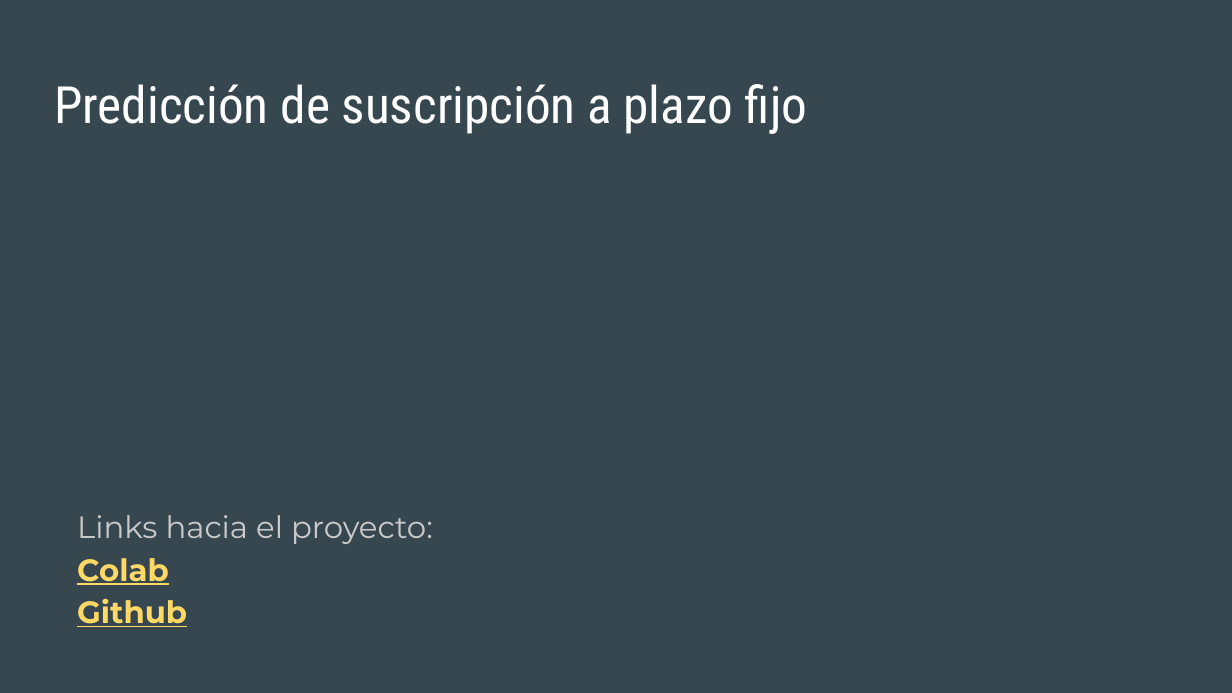
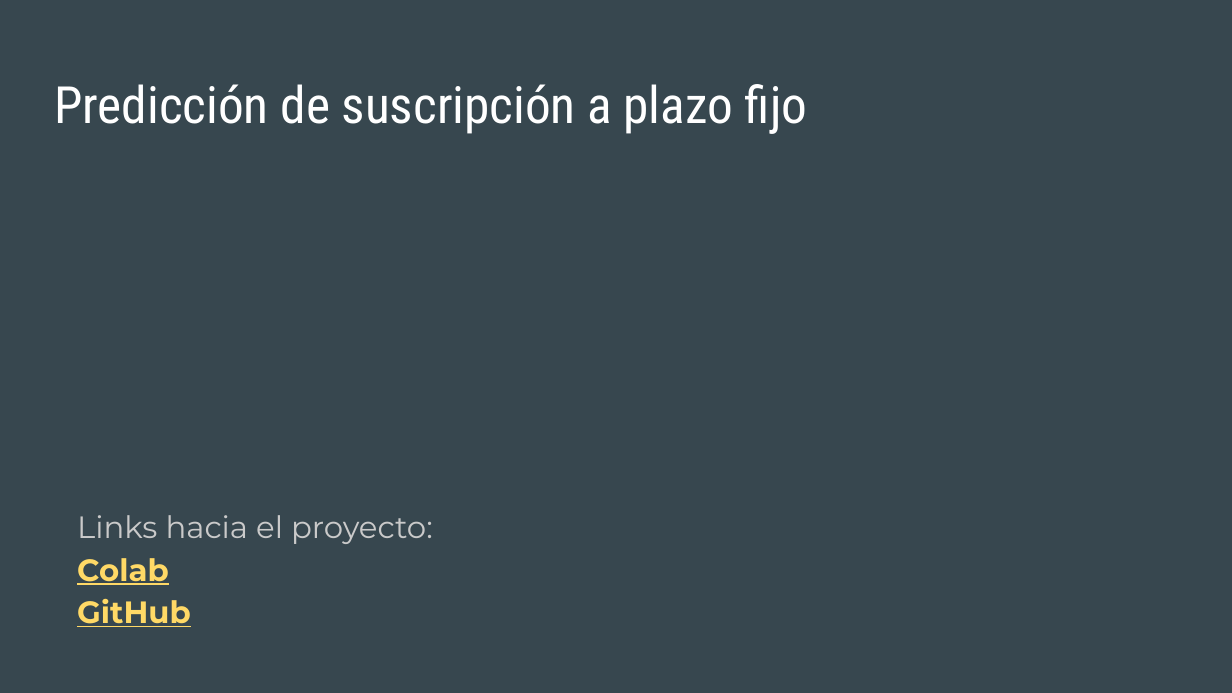
Before and after one commit to malonejv/data-science-2-challenge, a slide deck: slide 6 of Challenge/slides/02. Challenge - Data Science II - Pre-entrega.pptx. Drawn at 1232x693 pixels with LibreOffice and Linux fonts; fonts in the diff are those of the drawing. Boxes give left, top, right and bottom in pixels: in the first picture for what was removed or moved away, otherwise in the second. Text is boxed around its words. In the diff, an @@ line names an element or a change of style, - is before the commit and + after.

Commit message:
Actualizacion links ppt y archivo colab

```diff
--- a/Challenge/slides/02. Challenge - Data Science II - Pre-entrega.pptx
+++ b/Challenge/slides/02. Challenge - Data Science II - Pre-entrega.pptx
@@ text at (77,599,191,627): text changed @@
-Github
+GitHub
```
Also in this commit, not shown: 1 other file.
